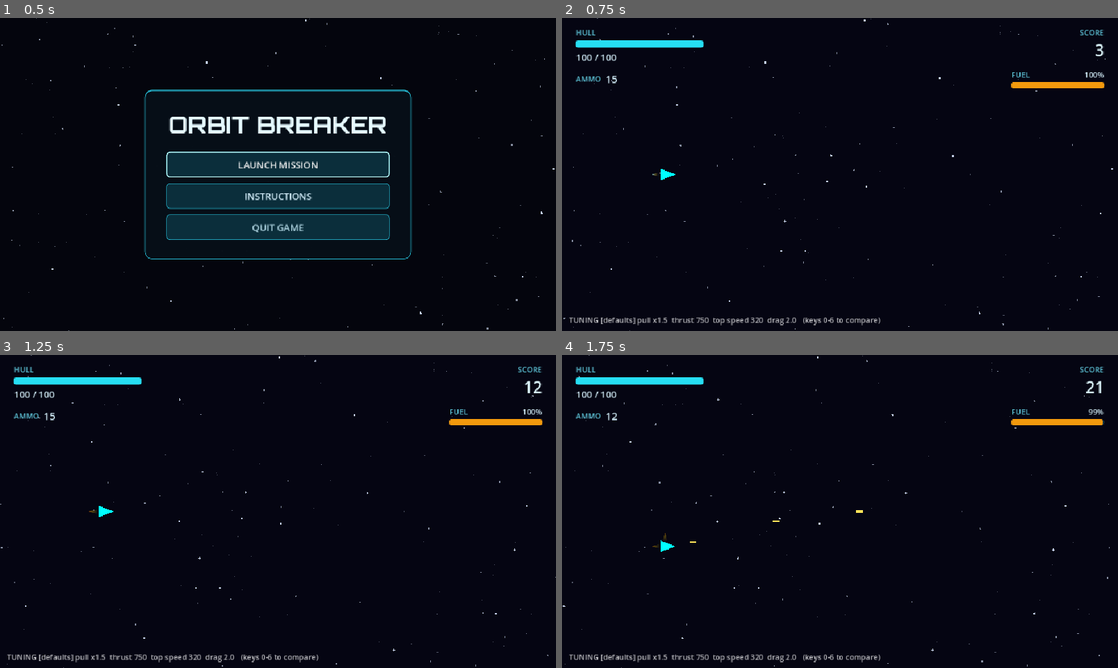
Above: before the commit, frames 1-4 (two rows, left to right).
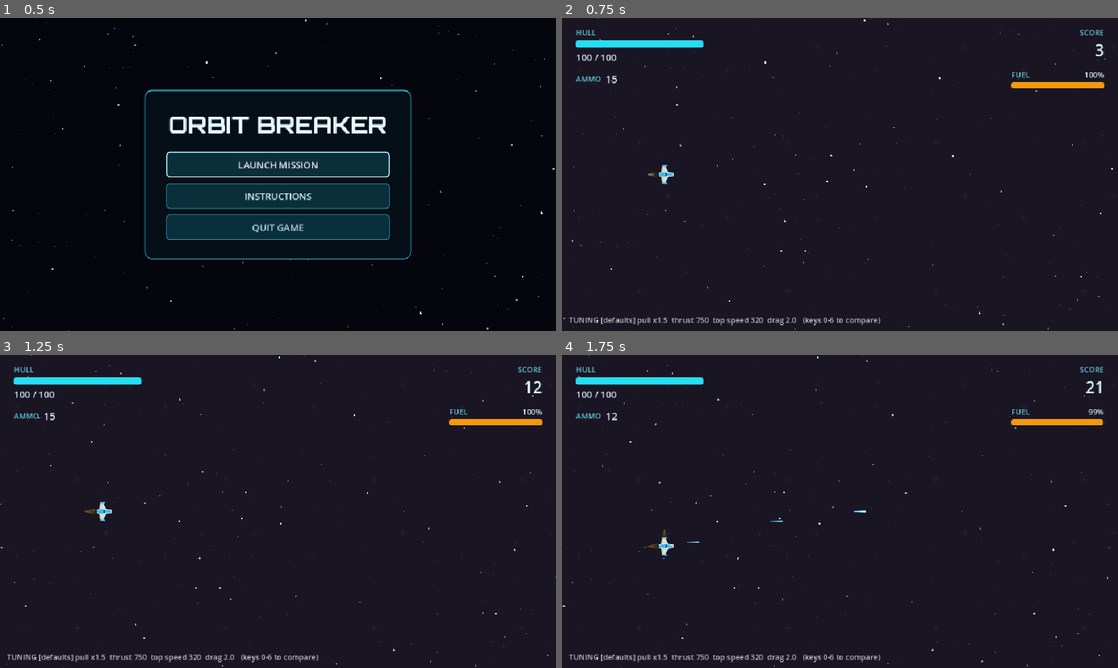
Above: after the commit, the same moments.

Repository: EzaanSaeed/OrbitBreaker
Game: Godot game, scene res://scenes/MainMenu.tscn
The game is run twice, just before and just after one commit, with the same random seed, the same clock (stepped at 60 frames per second) and the same inputs.
Inputs (mouse positions are in pixels of both pictures, inside the frame that each line leads up to):
- Up to frame 1 (0.5 s): no input
- Up to frame 2 (0.75 s): click "LAUNCH MISSION" at 0.5 s
- Up to frame 3 (1.25 s): no input
- Up to frame 4 (1.75 s): tap Enter at 1.25 s; move the mouse to (962, 495) at 1.27 s; hold S (thrust_down) from 1.28 s (still down); hold Space (shoot) from 1.28 s (still down); click (962, 495) at 1.42 s

Frame 1 is identical in both runs. In frame 2, 0.4% of the frame differs, in the area x 1-100%, y 1-98%; in frame 3, 0.4%; in frame 4, 0.4%.

Commit message:
feat: Kenney ship, pickups, lasers; shaded planets; space backdrop
All art Kenney "Space Shooter Remastered" (CC0), files in assets/kenney/.
- player.gd (Developer B's file, visual only): draws playerShip1_blue
  turned to face right instead of the cyan triangle; damage flash now
  tints the sprite red; pickup pulse unchanged
- bullet.tscn: blue laser sprite (hitbox unchanged)
- pickups: health = green pill, fuel = gold bolt, ammo = silver capsules
  (hitboxes unchanged)
- planet.gd: shaded sphere, random colour from a palette, 35% get a thin
  ring (visual only; hitbox still the circle)
- main.tscn: dimmed darkPurple tile behind the starfield
- thruster_flame.gd: flames moved to the new ship's tail/wingtips and
  made bigger

Co-Authored-By: Claude Opus 5.5 <noreply@anthropic.com>

Diff:
--- a/scenes/bullet.tscn
+++ b/scenes/bullet.tscn
@@ -1,6 +1,7 @@
-[gd_scene load_steps=3 format=3]
+[gd_scene format=3]
 
 [ext_resource type="Script" path="res://scripts/bullet.gd" id="1_bullet"]
+[ext_resource type="Texture2D" path="res://assets/kenney/lasers/laserBlue01.png" id="2_laser"]
 
 [sub_resource type="RectangleShape2D" id="RectangleShape2D_bullet"]
 size = Vector2(12, 4)
@@ -15,6 +16,7 @@
 [node name="CollisionShape2D" type="CollisionShape2D" parent="."]
 shape = SubResource("RectangleShape2D_bullet")
 
-[node name="Placeholder" type="Polygon2D" parent="."]
-color = Color(1, 0.9, 0.35, 1)
-polygon = PackedVector2Array(-6, -2, 6, -2, 6, 2, -6, 2)
+[node name="Sprite" type="Sprite2D" parent="."]
+rotation = 1.5708
+scale = Vector2(0.45, 0.4)
+texture = ExtResource("2_laser")
--- a/scenes/bullet_pickup.tscn
+++ b/scenes/bullet_pickup.tscn
@@ -1,6 +1,7 @@
-[gd_scene load_steps=3 format=3]
+[gd_scene format=3]
 
 [ext_resource type="Script" path="res://scripts/bullet_pickup.gd" id="1_pickup"]
+[ext_resource type="Texture2D" path="res://assets/kenney/pickups/things_silver.png" id="2_icon"]
 
 [sub_resource type="RectangleShape2D" id="RectangleShape2D_pickup"]
 size = Vector2(28, 28)
@@ -16,14 +17,6 @@
 shape = SubResource("RectangleShape2D_pickup")
 disabled = false
 
-[node name="Badge" type="Polygon2D" parent="."]
-color = Color(0.3, 0.5, 1, 1)
-polygon = PackedVector2Array(-14, -14, 14, -14, 14, 14, -14, 14)
-
-[node name="RoundLeft" type="Polygon2D" parent="."]
-color = Color(0.95, 0.97, 1, 1)
-polygon = PackedVector2Array(-9, 8, -9, -5, -6, -9, -3, -5, -3, 8)
-
-[node name="RoundRight" type="Polygon2D" parent="."]
-color = Color(0.95, 0.97, 1, 1)
-polygon = PackedVector2Array(3, 8, 3, -5, 6, -9, 9, -5, 9, 8)
+[node name="Sprite" type="Sprite2D" parent="."]
+scale = Vector2(1.0, 1.0)
+texture = ExtResource("2_icon")
--- a/scenes/health_booster.tscn
+++ b/scenes/health_booster.tscn
@@ -1,6 +1,7 @@
-[gd_scene load_steps=3 format=3]
+[gd_scene format=3]
 
 [ext_resource type="Script" path="res://scripts/health_booster.gd" id="1_script"]
+[ext_resource type="Texture2D" path="res://assets/kenney/pickups/pill_green.png" id="2_icon"]
 
 [sub_resource type="CircleShape2D" id="CircleShape2D_pickup"]
 radius = 16.0
@@ -16,12 +17,6 @@
 shape = SubResource("CircleShape2D_pickup")
 disabled = false
 
-[node name="Badge" type="Polygon2D" parent="."]
-color = Color(0.15, 1, 0.3, 1)
-polygon = PackedVector2Array(16.0000, 0.0000, 15.6926, 3.1214, 14.7821, 6.1229, 13.3035, 8.8891, 11.3137, 11.3137, 8.8891, 13.3035, 6.1229, 14.7821, 3.1214, 15.6926, 0.0000, 16.0000, -3.1214, 15.6926, -6.1229, 14.7821, -8.8891, 13.3035, -11.3137, 11.3137, -13.3035, 8.8891, -14.7821, 6.1229, -15.6926, 3.1214, -16.0000, 0.0000, -15.6926, -3.1214, -14.7821, -6.1229, -13.3035, -8.8891, -11.3137, -11.3137, -8.8891, -13.3035, -6.1229, -14.7821, -3.1214, -15.6926, -0.0000, -16.0000, 3.1214, -15.6926, 6.1229, -14.7821, 8.8891, -13.3035, 11.3137, -11.3137, 13.3035, -8.8891, 14.7821, -6.1229, 15.6926, -3.1214)
-antialiased = true
-
-[node name="Symbol" type="Polygon2D" parent="."]
-color = Color(0.025, 0.06, 0.09, 1)
-polygon = PackedVector2Array(-3, -10, 3, -10, 3, -3, 10, -3, 10, 3, 3, 3, 3, 10, -3, 10, -3, 3, -10, 3, -10, -3, -3, -3)
-antialiased = true
+[node name="Sprite" type="Sprite2D" parent="."]
+scale = Vector2(1.4, 1.4)
+texture = ExtResource("2_icon")
--- a/scenes/main.tscn
+++ b/scenes/main.tscn
@@ -11,6 +11,7 @@
 [ext_resource type="PackedScene" path="res://scenes/bullet_pickup.tscn" id="10_ammo"]
 [ext_resource type="Script" path="res://scripts/tuning_presets.gd" id="11_tuning"]
 [ext_resource type="Script" path="res://scripts/thruster_flame.gd" id="12_flame"]
+[ext_resource type="Texture2D" path="res://assets/kenney/backgrounds/darkPurple.png" id="13_bg"]
 
 [node name="Main" type="Node2D" unique_id=1538353141 node_paths=PackedStringArray("world", "player", "hud", "background")]
 script = ExtResource("1_tbgi4")
@@ -18,6 +19,16 @@
 player = NodePath("Player")
 hud = NodePath("HUD")
 background = NodePath("Background")
+
+[node name="Backdrop" type="CanvasLayer" parent="." unique_id=1730004601]
+layer = -10
+
+[node name="Tile" type="TextureRect" parent="Backdrop" unique_id=1730004602]
+modulate = Color(0.45, 0.45, 0.55, 1)
+offset_right = 960.0
+offset_bottom = 540.0
+texture = ExtResource("13_bg")
+stretch_mode = 1
 
 [node name="Background" type="Node2D" parent="." unique_id=1730004211]
 script = ExtResource("9_stars")
--- a/scenes/thruster_booster.tscn
+++ b/scenes/thruster_booster.tscn
@@ -1,6 +1,7 @@
-[gd_scene load_steps=3 format=3]
+[gd_scene format=3]
 
 [ext_resource type="Script" path="res://scripts/thruster_booster.gd" id="1_script"]
+[ext_resource type="Texture2D" path="res://assets/kenney/pickups/bolt_gold.png" id="2_icon"]
 
 [sub_resource type="CircleShape2D" id="CircleShape2D_pickup"]
 radius = 16.0
@@ -16,12 +17,6 @@
 shape = SubResource("CircleShape2D_pickup")
 disabled = false
 
-[node name="Badge" type="Polygon2D" parent="."]
-color = Color(1, 0.65, 0.05, 1)
-polygon = PackedVector2Array(0, -16, 14, -8, 14, 8, 0, 16, -14, 8, -14, -8)
-antialiased = true
-
-[node name="Symbol" type="Polygon2D" parent="."]
-color = Color(0.025, 0.06, 0.09, 1)
-polygon = PackedVector2Array(1, -12, -9, 2, -1, 2, -4, 12, 10, -4, 2, -4, 6, -12)
-antialiased = true
+[node name="Sprite" type="Sprite2D" parent="."]
+scale = Vector2(1.1, 1.1)
+texture = ExtResource("2_icon")
--- a/scripts/planet.gd
+++ b/scripts/planet.gd
@@ -19,11 +19,24 @@
 @export var gravity_strength: float = DEFAULT_GRAVITY_STRENGTH
 ## Floor on distance² so gravity stays finite when the ship is very close.
 @export var min_distance_squared: float = 2500.0
-## Placeholder look until real art exists.
+## Base colour. Each spawned planet picks one from PALETTE unless set in the editor.
 @export var color: Color = Color(0.55, 0.35, 0.85):
 	set(value):
 		color = value
 		queue_redraw()
+
+const PALETTE: Array[Color] = [
+	Color(0.55, 0.35, 0.85),   # violet
+	Color(0.85, 0.45, 0.3),    # rust
+	Color(0.3, 0.6, 0.85),     # ocean blue
+	Color(0.4, 0.7, 0.45),     # moss green
+	Color(0.8, 0.65, 0.35),    # sand
+]
+## Chance that a planet has a thin ring (visual only; the hitbox stays round).
+const RING_CHANCE: float = 0.35
+
+var _has_ring: bool = false
+var _ring_tilt: float = 0.0
 
 ## Multiplies every planet's pull. 1.0 in normal play; the debug-only tuning
 ## presets (scripts/tuning_presets.gd) change it while playtesting.
@@ -36,6 +49,9 @@
 	if Engine.is_editor_hint():
 		return
 	validate_state()
+	color = PALETTE.pick_random()
+	_has_ring = randf() < RING_CHANCE
+	_ring_tilt = randf_range(-0.5, 0.5)
 	# Each planet gets its own circle so the hitbox always matches `radius`.
 	var shape := CircleShape2D.new()
 	shape.radius = radius
@@ -43,7 +59,21 @@
 
 
 func _draw() -> void:
-	draw_circle(Vector2.ZERO, radius, color)
+	if _has_ring:
+		_draw_ring(PI, TAU)          # back half of the ring, behind the planet
+	# Shaded sphere: dark rim, lit body offset toward the light (upper left), highlight.
+	draw_circle(Vector2.ZERO, radius, color.darkened(0.45))
+	draw_circle(Vector2(-radius, -radius) * 0.12, radius * 0.82, color)
+	draw_circle(Vector2(-radius, -radius) * 0.3, radius * 0.45, color.lightened(0.18))
+	draw_circle(Vector2(-radius, -radius) * 0.42, radius * 0.16, Color(1, 1, 1, 0.35))
+	if _has_ring:
+		_draw_ring(0.0, PI)          # front half, over the planet
+
+
+func _draw_ring(from_angle: float, to_angle: float) -> void:
+	draw_set_transform(Vector2.ZERO, _ring_tilt, Vector2(1.0, 0.28))
+	draw_arc(Vector2.ZERO, radius * 1.55, from_angle, to_angle, 32, Color(color.lightened(0.4), 0.55), 3.0, true)
+	draw_set_transform(Vector2.ZERO)
 
 
 ## Signed vertical acceleration this planet applies to a ship at ship_position.
--- a/scripts/player.gd
+++ b/scripts/player.gd
@@ -40,6 +40,10 @@
 var _pickup_pulse_color: Color = Color.GREEN
 var _ship_visual: Polygon2D
 var _ship_base_color: Color = Color.CYAN
+## Kenney "Space Shooter Remastered" ship (CC0). Faces up in the art, so it is
+## drawn turned 90 degrees to face the flight direction (right).
+const _SHIP_TEXTURE: Texture2D = preload("res://assets/kenney/ship/playerShip1_blue.png")
+const _SHIP_SCALE: float = 0.34
 
 
 func _ready() -> void:
@@ -76,10 +80,11 @@
 	if is_instance_valid(_ship_visual):
 		_ship_visual.color = _ship_base_color.lerp(
 			Color(1.0, 0.15, 0.15), _damage_flash_remaining / _DAMAGE_FLASH_DURATION)
-	draw_colored_polygon(
-		PackedVector2Array([Vector2(16, 0), Vector2(-10, -10), Vector2(-10, 10)]),
-		Color.CYAN.lerp(Color(1.0, 0.15, 0.15), _damage_flash_remaining / _DAMAGE_FLASH_DURATION)
-	)
+	var flash := Color.WHITE.lerp(Color(1.0, 0.25, 0.25), _damage_flash_remaining / _DAMAGE_FLASH_DURATION)
+	var size := _SHIP_TEXTURE.get_size() * _SHIP_SCALE
+	draw_set_transform(Vector2.ZERO, PI / 2.0)
+	draw_texture_rect(_SHIP_TEXTURE, Rect2(-size / 2.0, size), false, flash)
+	draw_set_transform(Vector2.ZERO)
 	if _pickup_pulse_remaining > 0.0:
 		var progress := 1.0 - _pickup_pulse_remaining / _PICKUP_PULSE_DURATION
 		var color := _pickup_pulse_color
--- a/scripts/thruster_flame.gd
+++ b/scripts/thruster_flame.gd
@@ -14,6 +14,9 @@
 ]
 ## Seconds per flicker frame.
 const FLICKER: float = 0.06
+## Flame lengths as a fraction of the 40 px art.
+const REAR_LENGTH: float = 0.6
+const SIDE_LENGTH: float = 0.55
 
 var _ship: Spaceship
 var _rear: Sprite2D
@@ -26,9 +29,9 @@
 	_ship = get_parent() as Spaceship
 	# The flame art points down with its wide end at the top (the nozzle);
 	# offset so each sprite's nozzle sits at its node position.
-	_rear = _make_flame(Vector2(-11, 0), PI / 2.0, Vector2(0.45, 0.4))   # points left
-	_below = _make_flame(Vector2(-2, 8), 0.0, Vector2(0.45, 0.45))       # points down
-	_above = _make_flame(Vector2(-2, -8), PI, Vector2(0.45, 0.45))       # points up
+	_rear = _make_flame(Vector2(-12, 0), PI / 2.0, Vector2(0.75, REAR_LENGTH))   # points left
+	_below = _make_flame(Vector2(-3, 11), 0.0, Vector2(0.6, SIDE_LENGTH))       # points down
+	_above = _make_flame(Vector2(-3, -11), PI, Vector2(0.6, SIDE_LENGTH))       # points up
 	z_index = -1   # behind the ship
 
 
@@ -57,6 +60,6 @@
 		sprite.texture = frame
 	# Slight size wobble so the flame looks alive.
 	var wobble := 1.0 + 0.12 * sin(_time * 40.0)
-	_rear.scale.y = 0.4 * wobble
-	_below.scale.y = 0.45 * wobble
-	_above.scale.y = 0.45 * wobble
+	_rear.scale.y = REAR_LENGTH * wobble
+	_below.scale.y = SIDE_LENGTH * wobble
+	_above.scale.y = SIDE_LENGTH * wobble
Binary file added: assets/kenney/backgrounds/darkPurple.png
Not shown, added: assets/kenney/backgrounds/darkPurple.png.import
Binary file added: assets/kenney/lasers/laserBlue01.png
Not shown, added: assets/kenney/lasers/laserBlue01.png.import
Binary file added: assets/kenney/pickups/bolt_gold.png
Not shown, added: assets/kenney/pickups/bolt_gold.png.import
Binary file added: assets/kenney/pickups/pill_green.png
Not shown, added: assets/kenney/pickups/pill_green.png.import
Binary file added: assets/kenney/pickups/things_silver.png
Not shown, added: assets/kenney/pickups/things_silver.png.import
Binary file added: assets/kenney/ship/playerShip1_blue.png
Not shown, added: assets/kenney/ship/playerShip1_blue.png.import
